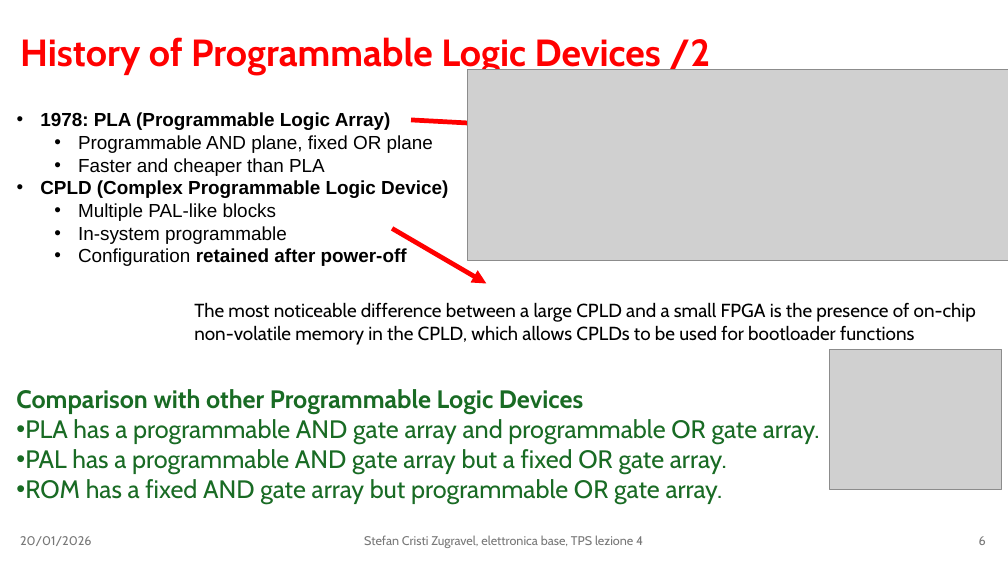
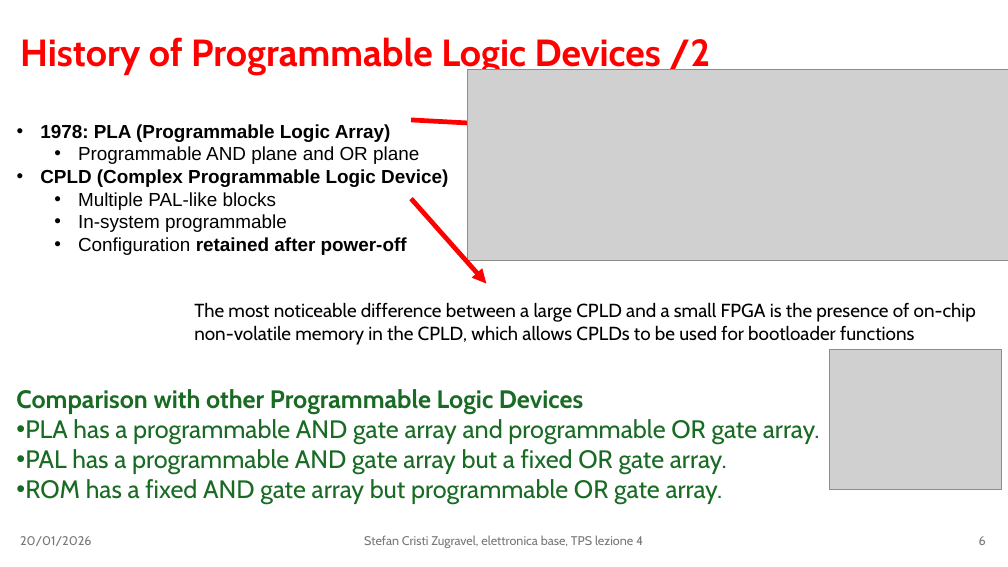
Before and after one commit to stefan-zugravel/elettronica_base, a slide deck: slide 6 of slides/lezione4.pptx. Drawn at 1008x567 pixels with LibreOffice and Linux fonts; fonts in the diff are those of the drawing; grey boxes stand for pictures. Boxes give left, top, right and bottom in pixels: in the first picture for what was removed or moved away, otherwise in the second. Text is boxed around its words. In the diff, an @@ line names an element or a change of style, - is before the commit and + after.

```diff
--- a/slides/lezione4.pptx
+++ b/slides/lezione4.pptx
@@ text "1978: PLA (Programmable Logic Array)" moved from (x1=40, y1=112, x2=448, y2=266) to (x1=40, y1=124, x2=448, y2=255) @@
@@ text at (x1=78, y1=146, x2=419, y2=164): text changed @@
-  • Programmable AND plane, fixed OR plane
-  • Faster and cheaper than PLA
+  • Programmable AND plane and OR plane
@@ arrow moved from (392, 228) - (486, 284) to (411, 199) - (486, 284) @@
```
Also in this commit, not shown: 1 other slide changed, 4 slides added, 4 other files.
